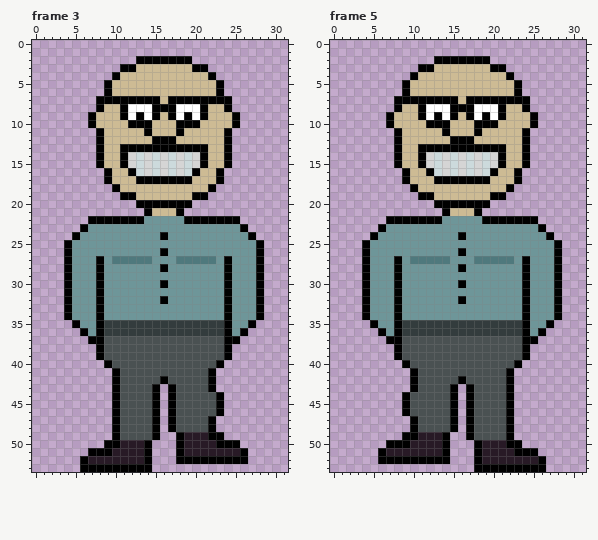
Pixel-art file, stored at WIP/Carney.aseprite. That is the earlier state.
32x54 pixels, 14 frames. Colours within 5 levels of each other are drawn and written as one. Shown: frame 3, frame 5. The commit also changed other frames, which this record leaves out.
After the commit:
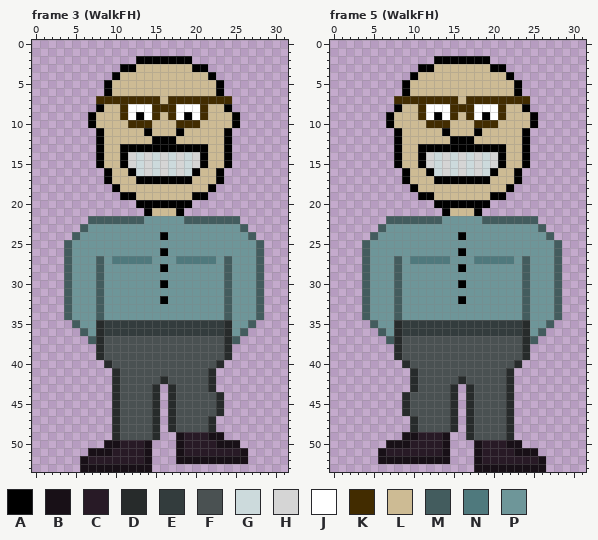
Palette (. is transparent): A #000000  B #181017  C #281a26  D #272b2b  E #333c3d  F #4a5152  G #ccdadc  H #d5d5d5  J #ffffff  K #422c00  L #cdbb94  M #435c5e  N #4f797d  P #6e9699
The edit:
--- frame 3 (WalkFH)
@@ x 6..26 @@
  6 ...ALLLLLLLLLLLLLA...
- 7 ..AAAAAAAALAAAAAAAA..
- 8 ..ALLAJJJAAAJJJALLA..
- 9 .ALLLAJAJALAJAJALLLA.
-10 .ALLLLAAALLLAAALLLLA.
+ 7 ..KKKKKKKKLKKKKKKKK..
+ 8 ..ALLKJJJKKKJJJKLLA..
+ 9 .ALLLKJAJKLKJAJKLLLA.
+10 .ALLLLKKKLLLKKKLLLLA.
 11 ..ALLLLLALLLALLLLLA..
@@ x 0..31 @@
 21 ..............ALLLA.............
-22 .......AAAAAAAPPPPPAAAAAAA......
-23 ......APPPPPPPPPPPPPPPPPPPA.....
-24 .....APPPPPPPPPPAPPPPPPPPPPA....
-25 ....APPPPPPPPPPPPPPPPPPPPPPPA...
-26 ....APPPPPPPPPPPAPPPPPPPPPPPA...
-27 ....APPPAPNNNNNPPPNNNNNPAPPPA...
-28 ....APPPAPPPPPPPAPPPPPPPAPPPA...
-29 ....APPPAPPPPPPPPPPPPPPPAPPPA...
-30 ....APPPAPPPPPPPAPPPPPPPAPPPA...
-31 ....APPPAPPPPPPPPPPPPPPPAPPPA...
-32 ....APPPAPPPPPPPAPPPPPPPAPPPA...
-33 ....APPPAPPPPPPPPPPPPPPPAPPPA...
-34 ....APPPAPPPPPPPPPPPPPPPAPPPA...
-35 .....APPAEEEEEEEEEEEEEEEAPPA....
-36 ......APAEEEEEEEEEEEEEEEAPA.....
-37 .......AAFFFFFFFFFFFFFFFAA......
-38 ........AFFFFFFFFFFFFFFFA.......
-39 ........AFFFFFFFFFFFFFFFA.......
-40 .........AFFFFFFFFFFFFFA........
-41 ..........AFFFFFFFFFFFA.........
-42 ..........AFFFFFAFFFFFA.........
-43 ..........AFFFFA.AFFFFA.........
-44 ..........AFFFFA.AFFFFFA........
-45 ..........AFFFFA.AFFFFFA........
-46 ..........AFFFFA.AFFFFFA........
-47 ..........AFFFFA.AFFFFA.........
-48 ..........AFFFFA.AFFFFA.........
-49 ..........AFFFFA..ACCCAA........
-50 .........AACCCA...ACCCCAAA......
-51 .......AAACCCCA...ACCCCCCCA.....
-52 ......ACCCCCCCA...AAAAAAAAA.....
-53 ......AAAAAAAAA.................
+22 .......MMMMMMMPPPPPMMMMMMM......
+23 ......MPPPPPPPPPPPPPPPPPPPM.....
+24 .....MPPPPPPPPPPAPPPPPPPPPPM....
+25 ....MPPPPPPPPPPPPPPPPPPPPPPPM...
+26 ....MPPPPPPPPPPPAPPPPPPPPPPPM...
+27 ....MPPPMPNNNNNPPPNNNNNPMPPPM...
+28 ....MPPPMPPPPPPPAPPPPPPPMPPPM...
+29 ....MPPPMPPPPPPPPPPPPPPPMPPPM...
+30 ....MPPPMPPPPPPPAPPPPPPPMPPPM...
+31 ....MPPPMPPPPPPPPPPPPPPPMPPPM...
+32 ....MPPPMPPPPPPPAPPPPPPPMPPPM...
+33 ....MPPPMPPPPPPPPPPPPPPPMPPPM...
+34 ....MPPPMPPPPPPPPPPPPPPPMPPPM...
+35 .....MPPDEEEEEEEEEEEEEEEDPPM....
+36 ......MPDEEEEEEEEEEEEEEEDPM.....
+37 .......MDFFFFFFFFFFFFFFFDM......
+38 ........DFFFFFFFFFFFFFFFD.......
+39 ........DFFFFFFFFFFFFFFFD.......
+40 .........DFFFFFFFFFFFFFD........
+41 ..........DFFFFFFFFFFFD.........
+42 ..........DFFFFFDFFFFFD.........
+43 ..........DFFFFD.DFFFFD.........
+44 ..........DFFFFD.DFFFFFD........
+45 ..........DFFFFD.DFFFFFD........
+46 ..........DFFFFD.DFFFFFD........
+47 ..........DFFFFD.DFFFFD.........
+48 ..........DFFFFD.DFFFFD.........
+49 ..........DFFFFD..BCCCBB........
+50 .........BBCCCB...BCCCCBBB......
+51 .......BBBCCCCB...BCCCCCCCB.....
+52 ......BCCCCCCCB...BBBBBBBBB.....
+53 ......BBBBBBBBB.................
--- frame 5 (WalkFH)
@@ x 6..26 @@
  6 ...ALLLLLLLLLLLLLA...
- 7 ..AAAAAAAALAAAAAAAA..
- 8 ..ALLAJJJAAAJJJALLA..
- 9 .ALLLAJAJALAJAJALLLA.
-10 .ALLLLAAALLLAAALLLLA.
+ 7 ..KKKKKKKKLKKKKKKKK..
+ 8 ..ALLKJJJKKKJJJKLLA..
+ 9 .ALLLKJAJKLKJAJKLLLA.
+10 .ALLLLKKKLLLKKKLLLLA.
 11 ..ALLLLLALLLALLLLLA..
@@ x 0..31 @@
 21 ..............ALLLA.............
-22 .......AAAAAAAPPPPPAAAAAAA......
-23 ......APPPPPPPPPPPPPPPPPPPA.....
-24 .....APPPPPPPPPPAPPPPPPPPPPA....
-25 ....APPPPPPPPPPPPPPPPPPPPPPPA...
-26 ....APPPPPPPPPPPAPPPPPPPPPPPA...
-27 ....APPPAPNNNNNPPPNNNNNPAPPPA...
-28 ....APPPAPPPPPPPAPPPPPPPAPPPA...
-29 ....APPPAPPPPPPPPPPPPPPPAPPPA...
-30 ....APPPAPPPPPPPAPPPPPPPAPPPA...
-31 ....APPPAPPPPPPPPPPPPPPPAPPPA...
-32 ....APPPAPPPPPPPAPPPPPPPAPPPA...
-33 ....APPPAPPPPPPPPPPPPPPPAPPPA...
-34 ....APPPAPPPPPPPPPPPPPPPAPPPA...
-35 .....APPAEEEEEEEEEEEEEEEAPPA....
-36 ......APAEEEEEEEEEEEEEEEAPA.....
-37 .......AAFFFFFFFFFFFFFFFAA......
-38 ........AFFFFFFFFFFFFFFFA.......
-39 ........AFFFFFFFFFFFFFFFA.......
-40 .........AFFFFFFFFFFFFFA........
-41 ..........AFFFFFFFFFFFA.........
-42 ..........AFFFFFAFFFFFA.........
-43 ..........AFFFFA.AFFFFA.........
-44 .........AFFFFFA.AFFFFA.........
-45 .........AFFFFFA.AFFFFA.........
-46 .........AFFFFFA.AFFFFA.........
-47 ..........AFFFFA.AFFFFA.........
-48 ..........AFFFFA.AFFFFA.........
-49 .........AACCCA..AFFFFA.........
-50 .......AAACCCCA...ACCCAA........
-51 ......ACCCCCCCA...ACCCCAAA......
-52 ......AAAAAAAAA...ACCCCCCCA.....
-53 ..................AAAAAAAAA.....
+22 .......MMMMMMMPPPPPMMMMMMM......
+23 ......MPPPPPPPPPPPPPPPPPPPM.....
+24 .....MPPPPPPPPPPAPPPPPPPPPPM....
+25 ....MPPPPPPPPPPPPPPPPPPPPPPPM...
+26 ....MPPPPPPPPPPPAPPPPPPPPPPPM...
+27 ....MPPPMPNNNNNPPPNNNNNPMPPPM...
+28 ....MPPPMPPPPPPPAPPPPPPPMPPPM...
+29 ....MPPPMPPPPPPPPPPPPPPPMPPPM...
+30 ....MPPPMPPPPPPPAPPPPPPPMPPPM...
+31 ....MPPPMPPPPPPPPPPPPPPPMPPPM...
+32 ....MPPPMPPPPPPPAPPPPPPPMPPPM...
+33 ....MPPPMPPPPPPPPPPPPPPPMPPPM...
+34 ....MPPPMPPPPPPPPPPPPPPPMPPPM...
+35 .....MPPDEEEEEEEEEEEEEEEDPPM....
+36 ......MPDEEEEEEEEEEEEEEEDPM.....
+37 .......MDFFFFFFFFFFFFFFFDM......
+38 ........DFFFFFFFFFFFFFFFD.......
+39 ........DFFFFFFFFFFFFFFFD.......
+40 .........DFFFFFFFFFFFFFD........
+41 ..........DFFFFFFFFFFFD.........
+42 ..........DFFFFFDFFFFFD.........
+43 ..........DFFFFD.DFFFFD.........
+44 .........DFFFFFD.DFFFFD.........
+45 .........DFFFFFD.DFFFFD.........
+46 .........DFFFFFD.DFFFFD.........
+47 ..........DFFFFD.DFFFFD.........
+48 ..........DFFFFD.DFFFFD.........
+49 .........BBCCCB..DFFFFD.........
+50 .......BBBCCCCB...BCCCBB........
+51 ......BCCCCCCCB...BCCCCBBB......
+52 ......BBBBBBBBB...BCCCCCCCB.....
+53 ..................BBBBBBBBB.....
Changed places in both pictures, as pixel boxes (x1, y1, x2, y2):
changed: (96, 96, 232, 128)
changed: (64, 216, 264, 472)
changed: (394, 96, 530, 128)
changed: (362, 216, 562, 472)
